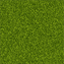
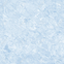
Revision of a layered 64 × 64 image; what changed, layer by layer:
added group "ice" with 1 layers above "grass" over [left=0, top=0, right=64, bottom=64]
added layer "Слой 2" in group "ice" over [left=0, top=0, right=64, bottom=64]
hid group "grass" (1 layers) over [left=0, top=0, right=64, bottom=64]
hid group "iron" (5 layers) over [left=0, top=0, right=64, bottom=64]
